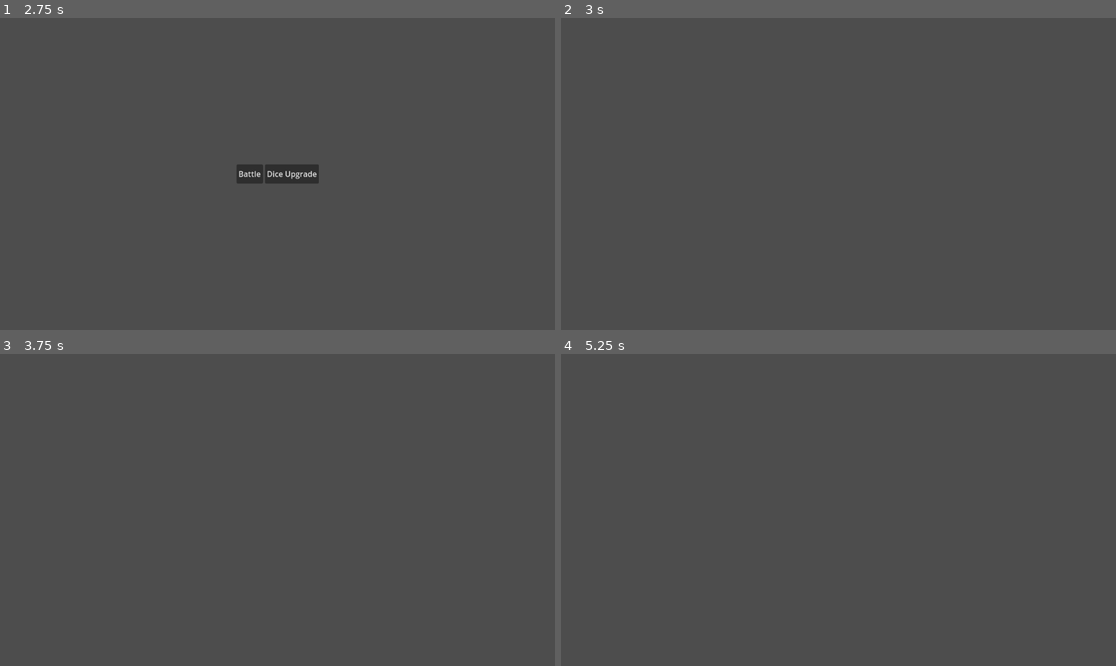
Above: before the commit, frames 1-4 (two rows, left to right).
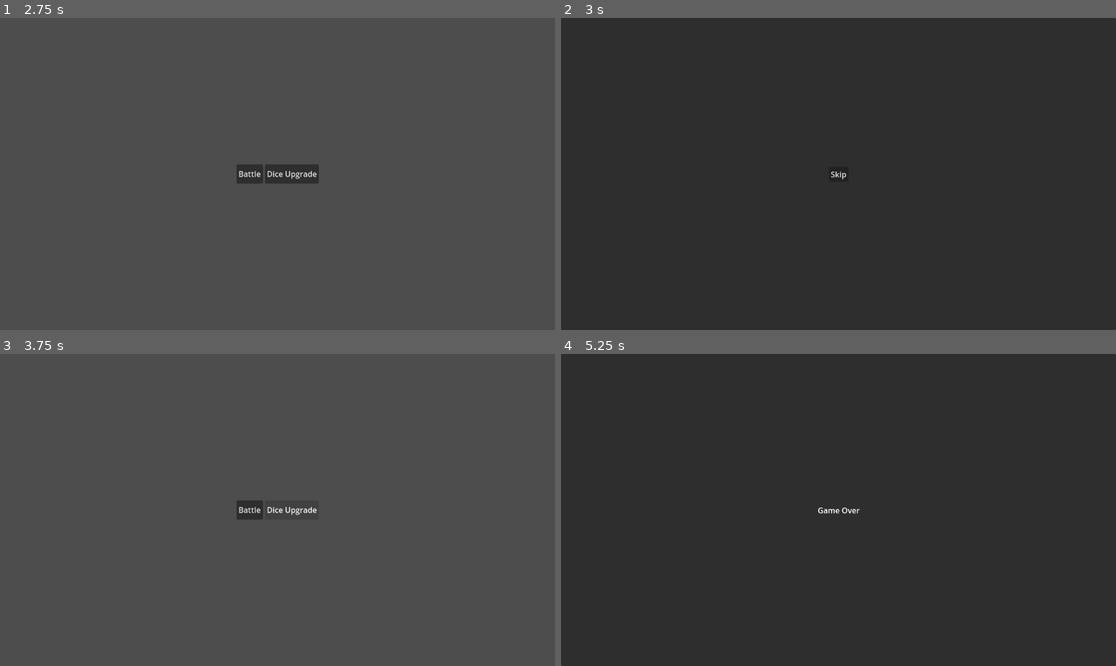
Above: after the commit, the same moments.

Repository: lams3/dice-building
Game: Godot game, scene res://Scenes/GameFlow/MainMenu.tscn
Two runs of this game, one before a commit and one after it. Both use one fixed random seed, a clock stepped at 60 frames per second and the inputs below. The engine's default icon, where the game draws it, is replaced by a stand-in: a white triangle on a blue panel in a dark square.
Inputs (mouse positions are in pixels of both pictures, inside the frame that each line leads up to):
- Up to frame 1 (2.75 s): click "New Game" at 0.5 s; click "Battle" at 1.25 s; click "Win" at 2 s
- Up to frame 2 (3 s): click "Dice Upgrade" at 2.75 s
- Up to frame 3 (3.75 s): click (277, 510) at 3.5 s, where only the run after the commit has a clickable "Skip"
- Up to frame 4 (5.25 s): click (810, 510) at 4.25 s, where only the run after the commit has a clickable "Battle"; click (594, 363) at 5 s, where only the run after the commit has a clickable "Lose"

Frame 1 is identical in both runs. In frame 2, 100% of the frame differs, in the area x 0-100%, y 0-100%; in frame 3, 0.4%; in frame 4, 100%.

Commit message:
Mock for dice upgrade

Diff:
--- a/Scenes/GameFlow/Encounters/DiceUpgrade.tscn
+++ b/Scenes/GameFlow/Encounters/DiceUpgrade.tscn
@@ -1,4 +1,6 @@
-[gd_scene format=3 uid="uid://rh3xtfl42nxv"]
+[gd_scene load_steps=2 format=3 uid="uid://rh3xtfl42nxv"]
+
+[ext_resource type="Script" path="res://Scripts/View/dice_upgrade.gd" id="1_gh2ot"]
 
 [node name="DiceUpgrade" type="Control"]
 layout_mode = 3
@@ -7,3 +9,29 @@
 anchor_bottom = 1.0
 grow_horizontal = 2
 grow_vertical = 2
+script = ExtResource("1_gh2ot")
+
+[node name="Background" type="Panel" parent="."]
+layout_mode = 1
+anchors_preset = 15
+anchor_right = 1.0
+anchor_bottom = 1.0
+grow_horizontal = 2
+grow_vertical = 2
+
+[node name="SkipButton" type="Button" parent="."]
+layout_mode = 1
+anchors_preset = 8
+anchor_left = 0.5
+anchor_top = 0.5
+anchor_right = 0.5
+anchor_bottom = 0.5
+offset_left = -20.5
+offset_top = -15.5
+offset_right = 20.5
+offset_bottom = 15.5
+grow_horizontal = 2
+grow_vertical = 2
+text = "Skip"
+
+[connection signal="pressed" from="SkipButton" to="." method="skip"]
--- /dev/null
+++ b/Scripts/View/dice_upgrade.gd
@@ -0,0 +1,6 @@
+#TODO: Mocked for now
+
+extends Node
+
+func skip():
+	SceneManager.transition_to_scene(SceneManager.Scene.PathSelection)
